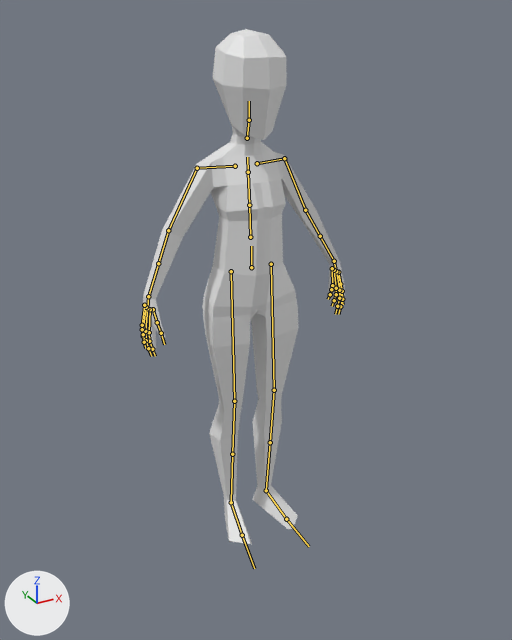
Renders of the glTF model LowPolyCharacter.glb from each side of a commit.
One viewpoint serves both versions: a camera (50 mm lens) standing at (-0.979, -1.845, 1.664) and looking at (-0.011, -0.085, 0.785). Arrows for +X, +Y and +Z are at lower left; the lights stay in place. The bones that bend it are drawn over the model as lines.

In view in the first picture: 'LowPolyCharacter'.
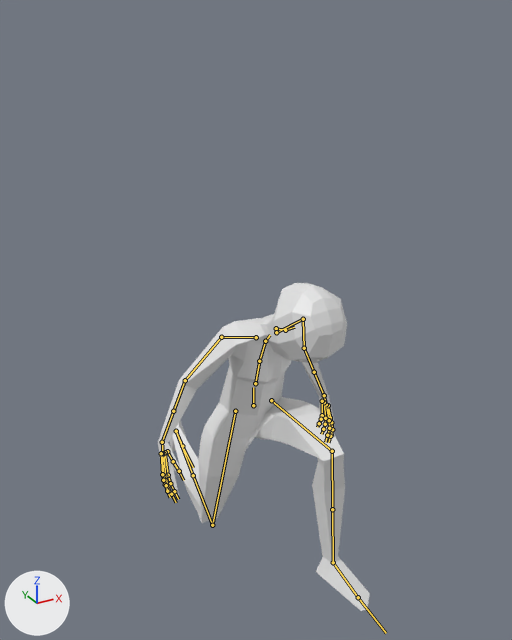
The newer file adds an action. The first version stands in its rest pose; the second is drawn at frame 11 of the action 'DefeatTransition'.

What the commit changed:
Bone 'root.x' (bone_root_x) moves from (0.0, 0.0, 0.0) to (0.018, -0.501, -0.019).
Bone 'spine_01.x' (bone_spine_01_x) moves from (0.0, 0.0, 0.0) to (0.0, -0.006, 0.019).
Bone 'spine_01.x' (bone_spine_01_x) turns from (0, 0, 0) to (19, 0, 0) degrees about its own x, y and z.
Bone 'spine_02.x' (bone_spine_02_x) turns from (0, 0, 0) to (10, 0, 0) degrees about its own x, y and z.
Bone 'spine_03.x' (bone_spine_03_x) turns from (0, 0, 0) to (16, 0, 0) degrees about its own x, y and z.
Bone 'neck.x' (bone_neck_x) moves from (0.0, 0.0, 0.0) to (0.001, -0.005, 0.004).
Bone 'neck.x' (bone_neck_x) turns from (0, 0, 0) to (15, 2, -3) degrees about its own x, y and z.
Bone 'arm_stretch.r' (bone_arm_stretch_r) turns from (0, 0, 0) to (4, 27, 24) degrees about its own x, y and z.
Bone 'arm_twist.r' (bone_arm_twist_r) turns from (0, 0, 0) to (0, -22, 0) degrees about its own x, y and z.
Bone 'forearm_stretch.r' (bone_forearm_stretch_r) turns from (0, 0, 0) to (0, 0, 23) degrees about its own x, y and z.
Bone 'hand.r' (bone_hand_r) turns from (0, 0, 0) to (-4, 7, 25) degrees about its own x, y and z.
Bone 'arm_stretch.l' (bone_arm_stretch_l) turns from (0, 0, 0) to (-7, -13, -16) degrees about its own x, y and z.
Bone 'forearm_stretch.l' (bone_forearm_stretch_l) turns from (0, 0, 0) to (0, 0, -23) degrees about its own x, y and z.
Bone 'hand.l' (bone_hand_l) turns from (0, 0, 0) to (7, -3, -4) degrees about its own x, y and z.
Bone 'pinky1_base.l' (bone_pinky1_base_l) turns from (0, 0, 0) to (-4, -1, 0) degrees about its own x, y and z.
Bone 'thigh_stretch.l' (bone_thigh_stretch_l) turns from (0, 0, 0) to (-15, 2, -97) degrees about its own x, y and z.
Bone 'thigh_twist.l' (bone_thigh_twist_l) turns from (0, 0, 0) to (0, -18, 0) degrees about its own x, y and z.
Bone 'leg_stretch.l' (bone_leg_stretch_l) turns from (0, 0, 0) to (0, 0, 93) degrees about its own x, y and z.
Bone 'foot.l' (bone_foot_l) turns from (0, 0, 0) to (-5, -11, 11) degrees about its own x, y and z.
Bone 'leg_twist.l' (bone_leg_twist_l) turns from (0, 0, 0) to (0, -14, 0) degrees about its own x, y and z.
Bone 'thigh_stretch.r' (bone_thigh_stretch_r) turns from (0, 0, 0) to (13, -8, -1) degrees about its own x, y and z.
Bone 'thigh_twist.r' (bone_thigh_twist_r) turns from (0, 0, 0) to (0, 8, 0) degrees about its own x, y and z.
Bone 'leg_stretch.r' (bone_leg_stretch_r) turns from (0, 0, 0) to (0, 0, -103) degrees about its own x, y and z.
Bone 'foot.r' (bone_foot_r) turns from (0, 0, 0) to (9, -13, 30) degrees about its own x, y and z.
Bone 'toes_01.r' (bone_toes_01_r) turns from (0, 0, 0) to (-97, 4, 31) degrees about its own x, y and z.
Bone 'leg_twist.r' (bone_leg_twist_r) turns from (0, 0, 0) to (0, -32, 0) degrees about its own x, y and z.

Boxes [x1, y1, x2, y2] around the edits, measured in the pictures (512 x 640 px):
'LowPolyCharacter', posed (36% shorter): before [142, 29, 345, 544]; after [158, 283, 370, 611]
bone 'root.x', root to tip: before (251, 267) to (251, 246); after (253, 405) to (253, 387)
bone 'spine_01.x', root to tip: before (250, 237) to (249, 205); after (255, 383) to (259, 361)
bone 'spine_02.x', root to tip: before (249, 205) to (248, 172); after (259, 361) to (265, 341)
bone 'spine_03.x', root to tip: before (248, 172) to (247, 157); after (265, 341) to (270, 335)
bone 'neck.x', root to tip: before (247, 138) to (249, 120); after (276, 328) to (285, 330)
bone 'arm_stretch.r', root to tip: before (197, 168) to (168, 230); after (221, 337) to (185, 380)
bone 'arm_twist.r', root to tip: before (197, 168) to (168, 230); after (221, 337) to (185, 380)
bone 'forearm_stretch.r', root to tip: before (168, 230) to (158, 263); after (185, 380) to (173, 411)
bone 'hand.r', root to tip: before (148, 296) to (147, 308); after (162, 442) to (163, 453)
bone 'arm_stretch.l', root to tip: before (284, 158) to (305, 210); after (303, 319) to (304, 348)
bone 'forearm_stretch.l', root to tip: before (305, 210) to (320, 236); after (304, 348) to (314, 372)
bone 'hand.l', root to tip: before (334, 261) to (336, 271); after (324, 395) to (326, 404)
bone 'pinky1_base.l', root to tip: before (332, 268) to (332, 285); after (322, 401) to (322, 415)
bone 'thigh_stretch.l', root to tip: before (271, 264) to (274, 390); after (271, 400) to (332, 451)
bone 'thigh_twist.l', root to tip: before (271, 264) to (274, 390); after (271, 400) to (332, 451)
bone 'leg_stretch.l', root to tip: before (274, 390) to (270, 442); after (332, 451) to (332, 509)
bone 'foot.l', root to tip: before (266, 490) to (286, 519); after (333, 562) to (358, 597)
bone 'leg_twist.l', root to tip: before (270, 442) to (266, 490); after (332, 509) to (333, 562)
bone 'thigh_stretch.r', root to tip: before (231, 271) to (234, 401); after (235, 411) to (212, 525)
bone 'thigh_twist.r', root to tip: before (231, 271) to (234, 401); after (235, 411) to (212, 525)
bone 'leg_stretch.r', root to tip: before (234, 401) to (232, 454); after (212, 525) to (193, 475)
bone 'foot.r', root to tip: before (231, 502) to (242, 535); after (176, 431) to (182, 446)
bone 'toes_01.r', root to tip: before (242, 535) to (254, 568); after (182, 446) to (193, 467)
bone 'leg_twist.r', root to tip: before (232, 454) to (231, 502); after (193, 475) to (176, 431)
